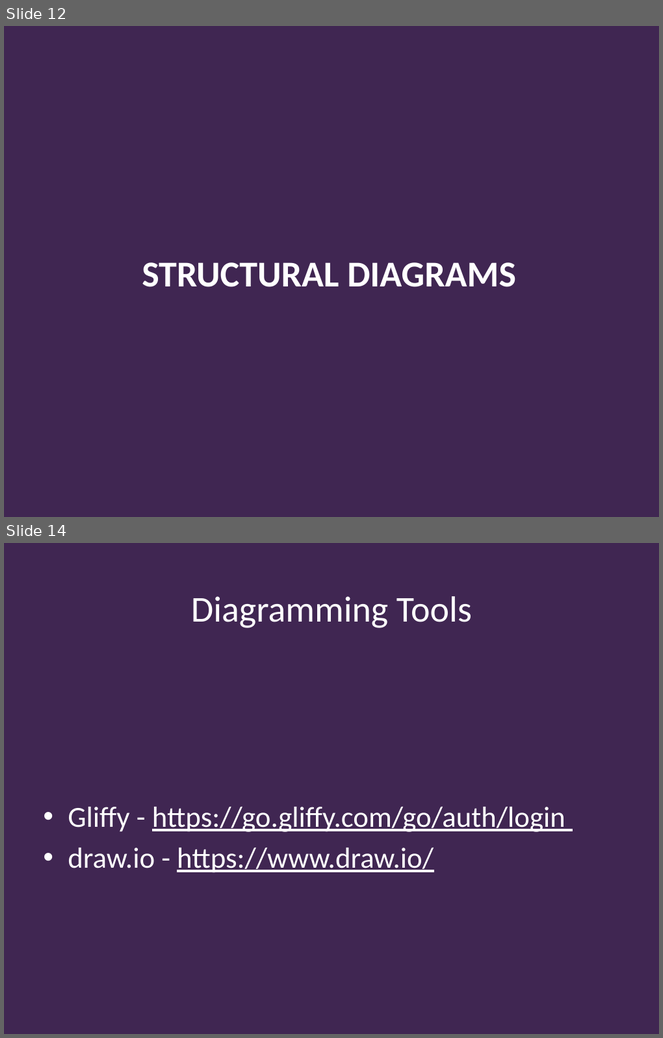
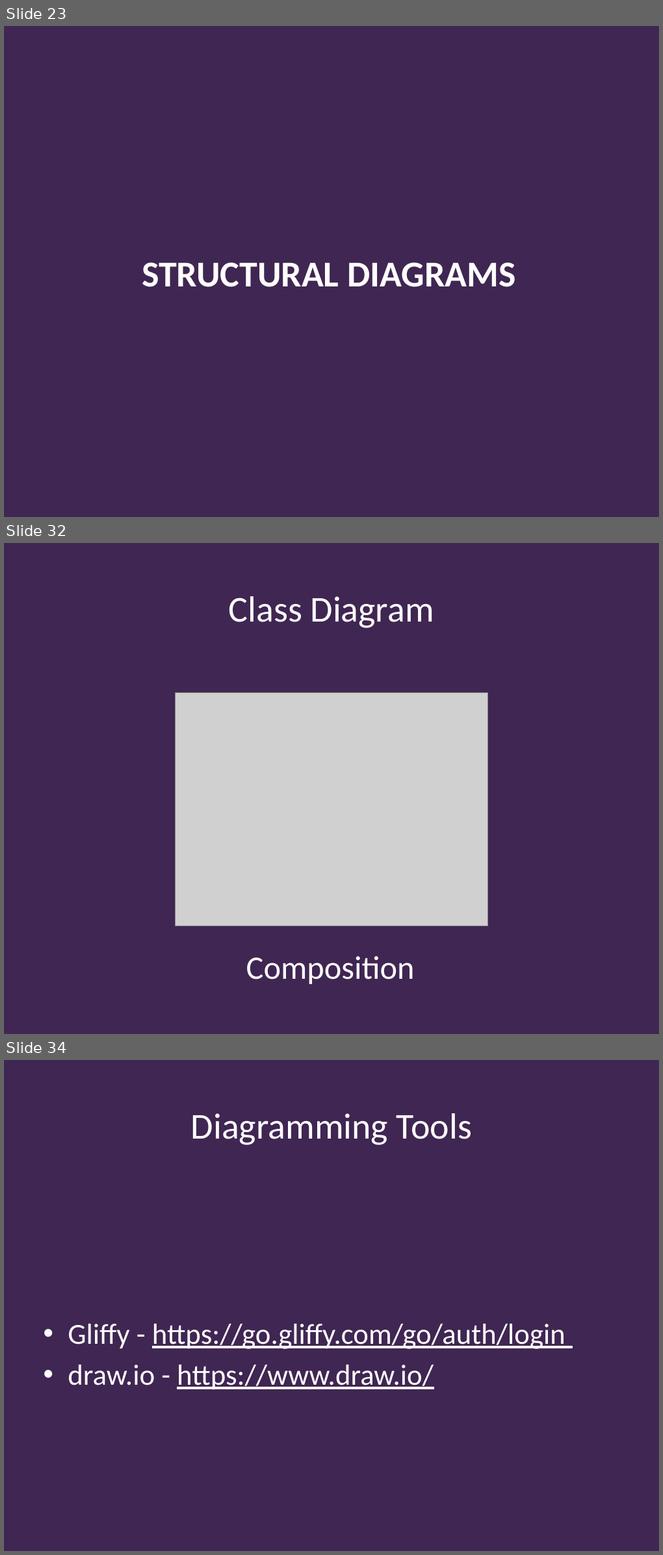
Before and after one commit to Falmouth-Games-Academy/bsc-course-materials, a slide deck: COMP140/04/2019-20-COMP140-04-lecture.pptx. Shown one above the other, each under a label of ours: slides 12 and 14 before the commit, slides 23, 32 and 34 after it; the slides between them are not shown. The pictures are 663x1038 and 663x1555 pixels, drawn with LibreOffice and Linux fonts; fonts in the diff are those of the drawing; grey boxes stand for pictures; background and template pictures are left out. Boxes give left, top, right and bottom in pixels: in the first picture for what was removed or moved away, otherwise in the second. Text is boxed around its words. In the diff, an @@ line names an element or a change of style, - is before the commit and + after.

```diff
--- a/COMP140/04/2019-20-COMP140-04-lecture.pptx
+++ b/COMP140/04/2019-20-COMP140-04-lecture.pptx
@@ slide 32 added at bbox=[4, 543, 659, 1034], background #402652 @@
@@ title added at bbox=[229, 596, 434, 628], 40 pt, text #FFFFFF @@
+Class Diagram
@@ picture added at bbox=[175, 693, 488, 927] @@
@@ text added at bbox=[246, 956, 415, 984], 36 pt, text #FFFFFF @@
+Composition
@@ what was slide 12 is now slide 23 @@
@@ what was slide 14 is now slide 34 @@
```
Also in this commit, not shown: 8 slides changed, 19 other slides added, 14 other files.
